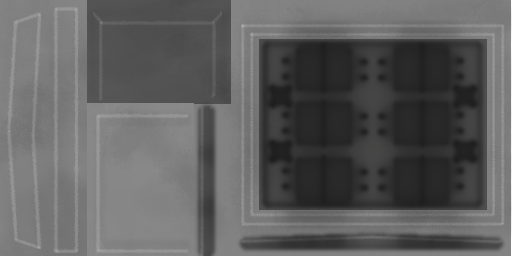
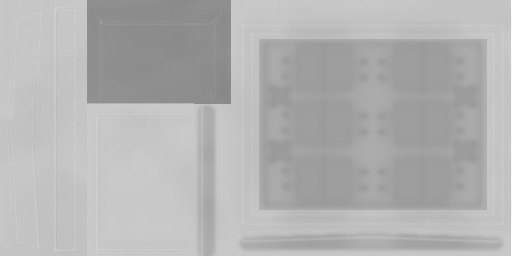
Comparing the layer stacks of the two 512 × 256 images. Changes:
moved "Edges" into group "Diffuse" over bbox(199, 23, 505, 256)
moved "AO" into group "Diffuse" over bbox(1, 1, 512, 256)
moved "Shadows" into group "Diffuse" over bbox(0, 0, 512, 254)
moved "Hintergrund" into group "Diffuse" over bbox(0, 0, 512, 256)
added layer "DIFF" over bbox(0, 0, 512, 256)
